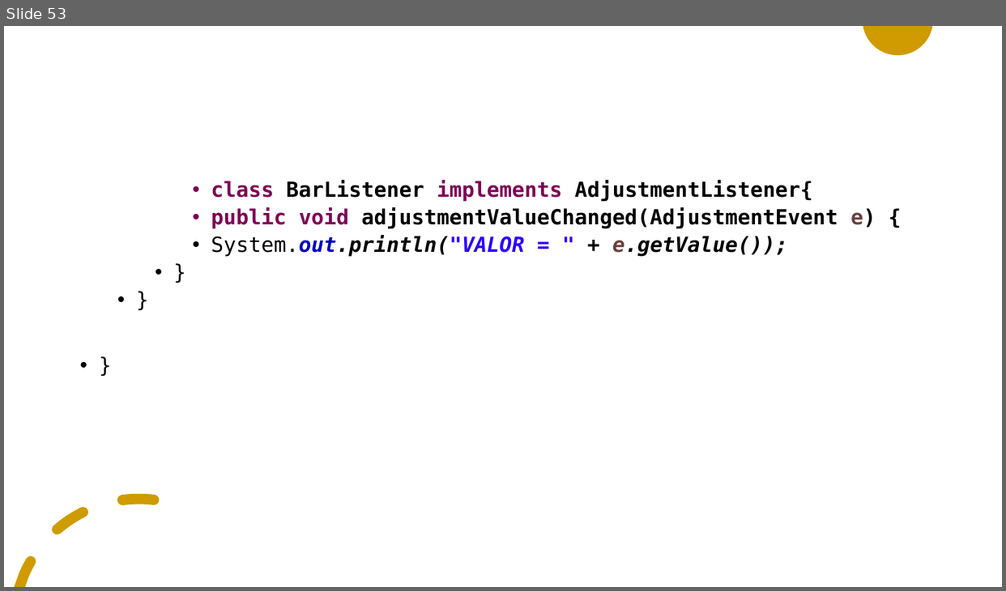
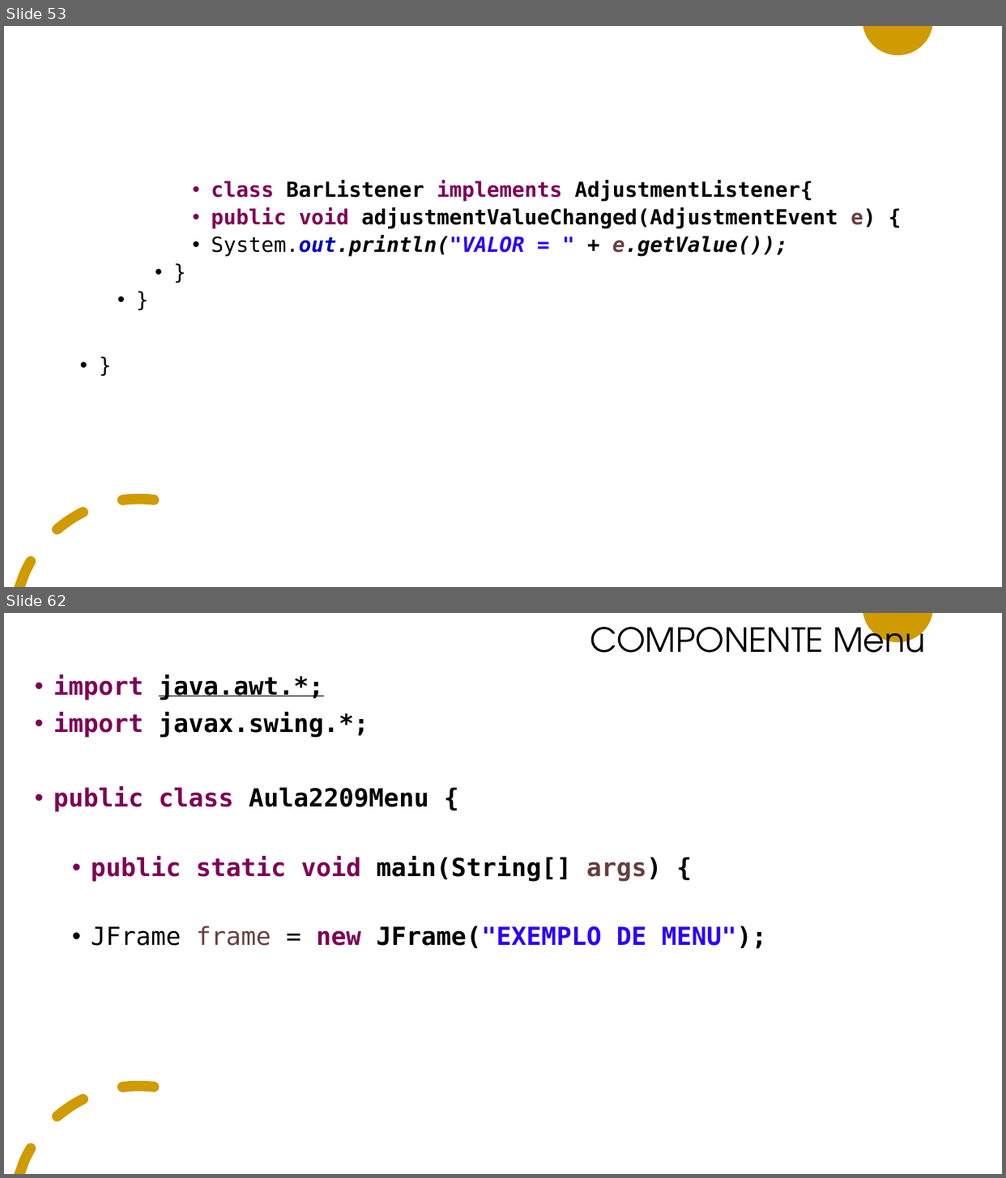
Before and after one commit to adilsonlopesoracle/ProgramacaoAvancada_Olinda, a slide deck: PROGRAMACAO_AVANCADA.pptx. Shown one above the other, each under a label of ours: slide 53 before the commit, slides 53 and 62 after it; the slides between them are not shown. The pictures are 1006x591 and 1006x1178 pixels, drawn with LibreOffice and Linux fonts; fonts in the diff are those of the drawing. Boxes give left, top, right and bottom in pixels: in the first picture for what was removed or moved away, otherwise in the second. Text is boxed around its words. In the diff, an @@ line names an element or a change of style, - is before the commit and + after.

```diff
--- a/PROGRAMACAO_AVANCADA.pptx
+++ b/PROGRAMACAO_AVANCADA.pptx
@@ slide 62 added at (x1=4, y1=613, x2=1002, y2=1174), background #FFFFFF; not listed: 2 template elements that a slide beside it also shows @@
@@ title added at (x1=590, y1=618, x2=925, y2=653), 32 pt, text #000000 @@
+COMPONENTE Menu
@@ text added at (x1=53, y1=675, x2=767, y2=949), 24 pt, text #000000, bold @@
+• import java.awt.*;
+• import javax.swing.*;
+• public class Aula2209Menu {
+  • public static void main(String[] args) {
+  • JFrame frame = new JFrame("EXEMPLO DE MENU");
```
Also in this commit, not shown: 4 slides changed, 41 other slides added, 2 slides removed.
